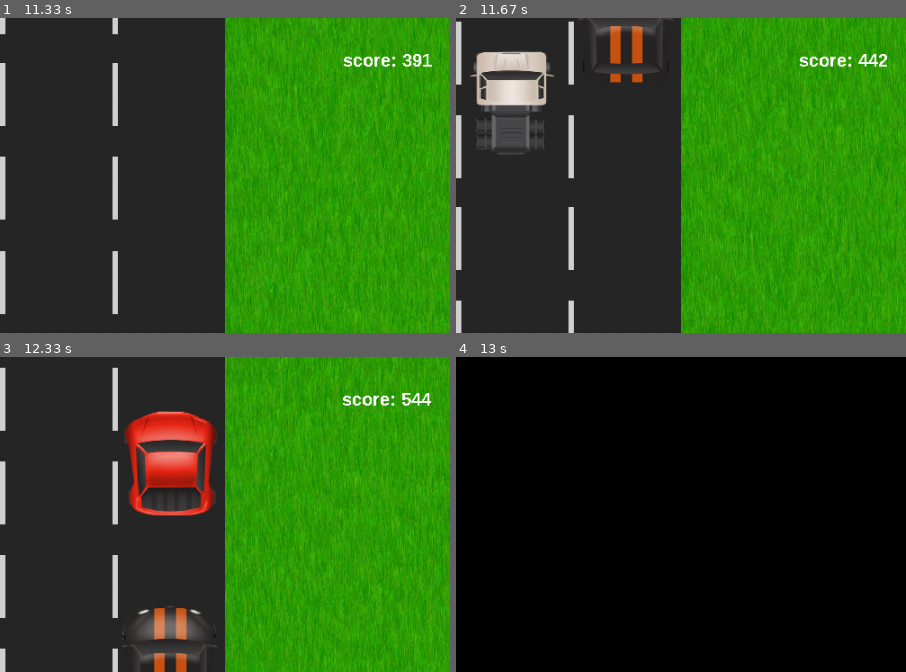
Above: before the commit, frames 1-4 (two rows, left to right).
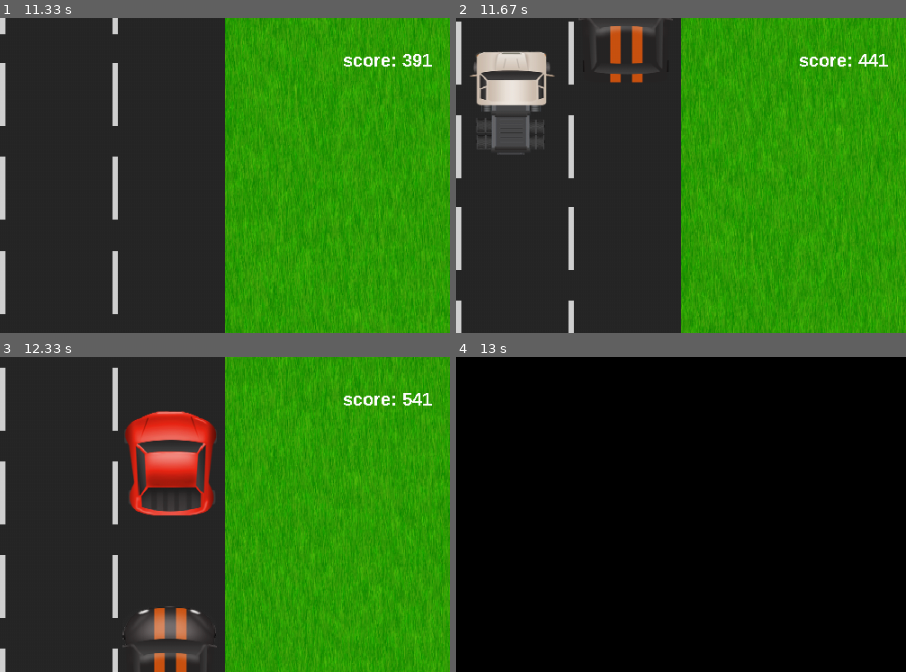
Above: after the commit, the same moments.

Repository: Strexas/pygame_project
Game: pygame game, started from scripts/start.py
Same seed, same stepped clock (60 frames per second), same inputs: the game is played once before the commit and once after it.
Inputs (mouse positions are % of the whole screen's width and height, from its top left):
- Up to frame 1 (11.33 s): click (50, 38) at 0.38 s; hold Up 0.67-1.13 s; move the mouse to (26, 29) at 0.7 s; hold Right 1.17-1.8 s; hold Down 1.83-2.2 s; hold Left 2.23-2.7 s; hold Right 2.73-3.2 s; hold Esc 3.23-3.53 s; hold Up 3.23-3.53 s; hold Up 3.57-3.87 s; tap Space at 3.63, 7.43, 7.73, 7.87, 8.27, 8.57, 8.93, 9.33, 9.63, 9.83, 10.13, 10.33, 11.17 s; click (50, 48) at 4.53 s; click (50, 58) at 4.85 s; click (55, 44) at 5.18 s; click (50, 48) at 6.08 s; click (31, 47) at 6.42 s; click (50, 38) at 7.08 s; hold Left 7.37-7.77 s; move the mouse to (73, 76) at 7.4 s; hold Up 7.8-8.17 s; hold Right 8.2-8.83 s; hold Down 8.87-9.23 s; hold Left 9.27-9.73 s; hold Right 9.77-10.23 s; hold Up 10.27-10.57 s; hold Left from 11.1 s (still down)
- Up to frame 2 (11.67 s): tap Space at 11.47 s; release Left at 11.63 s
- Up to frame 3 (12.33 s): no input
- Up to frame 4 (13 s): hold Up 12.43-12.8 s; tap Space at 12.5 s
The pictures show only the part of the screen within x 50-100%, y 0-50%; the shares and areas given below are measured in that part.

Frame 1 is identical in both runs. In frame 2, less than 0.1% of the frame differs, in the area x 94-96%, y 11-16%; in frame 3, 0.4%, in the area x 76-96%, y 11-16%; in frame 4, nothing differs.

Commit message:
Добавление фоновой музыки, сокращение кода, комментарии

Diff:
--- a/scripts/main.py
+++ b/scripts/main.py
@@ -9,8 +9,9 @@
         self.resolution = display.get_size()
         self.FPS = fps
         self.speed = 0
-        self.status = 'main_menu'
+        self.status = 'main_menu'  # отслеживаем текущее положение
 
+        # создание Главного меню
         self.main_menu = Main_Menu(
             self.resolution[0], self.resolution[1],
 
@@ -20,7 +21,7 @@
              'Выход': self.exit},
 
             self.resolution[0] // 100 * 5)
-
+        # создание Игрового меню
         self.game_menu = Game_Menu(
             self.resolution[0], self.resolution[1],
 
@@ -32,27 +33,27 @@
         self.SPEEDUPEVENT = pygame.USEREVENT + 1
         self.GAMEOVEREVENT = pygame.USEREVENT + 2
 
+    def new_game(self):  # начало игры
+        self.game = Game(self.resolution[0], self.resolution[1])
+        pygame.time.set_timer(self.SPEEDUPEVENT, 100)
+        self.status = 'game'
+
     def back(self):
         self.status = 'main_menu'
 
     def resume(self):
         self.status = 'game'
 
-    def new_game(self):
-        self.game = Game(self.resolution[0], self.resolution[1])
-        pygame.time.set_timer(self.SPEEDUPEVENT, 100)
-        self.status = 'game'
+    def authors(self):
+        pass
 
     def game_info(self):
-        pass
-
-    def authors(self):
         pass
 
     def exit(self):
         exit()
 
-    def event_handler(self, events):
+    def event_handler(self, events):  # перехватчик событий
         for i in events:
             if i.type == pygame.QUIT:
                 self.exit()
@@ -60,26 +61,22 @@
             if i.type == pygame.KEYDOWN:
                 self.keyboard_handler(pygame.key.get_pressed())
 
-            if i.type == self.SPEEDUPEVENT and self.status == 'game':
+            if i.type == self.SPEEDUPEVENT and self.status == 'game':  # ускорение игры
                 self.game.speed_up()
                 if self.game.speed > 50:
-                    pygame.time.set_timer(pygame.USEREVENT + 1, 0)
+                    self.game.speed = 50
+                    pygame.time.set_timer(pygame.USEREVENT + 1, 0)  # перестаем ускорять игру
 
-            if i.type == self.GAMEOVEREVENT:
+            if i.type == self.GAMEOVEREVENT:  # выход из игры
                 self.status = 'main_menu'
 
-    def keyboard_handler(self, keys):
-        escape_pressed = keys[pygame.K_ESCAPE]
-
-        if self.status == 'game' and escape_pressed:
-            self.status = 'game_menu'
+    def keyboard_handler(self, keys):  # переход от игрового меню к игре и обратно
+        if not (keys[pygame.K_ESCAPE] and 'game' in self.status):
             return
 
-        if self.status == 'game_menu' and escape_pressed:
-            self.status = 'game'
-            return
+        self.status = 'game_menu' if self.status == 'game' else 'game'
 
-    def draw(self):
+    def draw(self):  # отрисовка в зависимости от текущего положения
         self.display.fill((0, 0, 0))
         if self.status == 'main_menu':
             self.display.blit(self.main_menu.render(), (0, 0))
--- a/scripts/start.py
+++ b/scripts/start.py
@@ -1,4 +1,5 @@
 import pygame
+from random import choice
 
 import os
 from main import Main  # класс отвечающий за игру
@@ -8,7 +9,8 @@
 clock = pygame.time.Clock()
 fps = 60  # fps игры
 game = Main(display, fps)  # передали его на изменения в класс Main
-
+songs = [pygame.mixer.Sound(f'data/music/{i}') for i in os.listdir('data/music/')]  # загрузили треки
+choice(songs).play()  # проигрываем случайный
 
 while True:
     game.event_handler(pygame.event.get())  # перехватчик событий
Not shown, added: data/music/Limp Bizkit - Rollin (Air Raid Vehicle).mp3
Not shown, added: data/music/Styles of Beyond - Nine Thou (Grant Mohrman Outta Control Remix).mp3
Not shown, added: data/music/The Qemists - Run You.mp3
